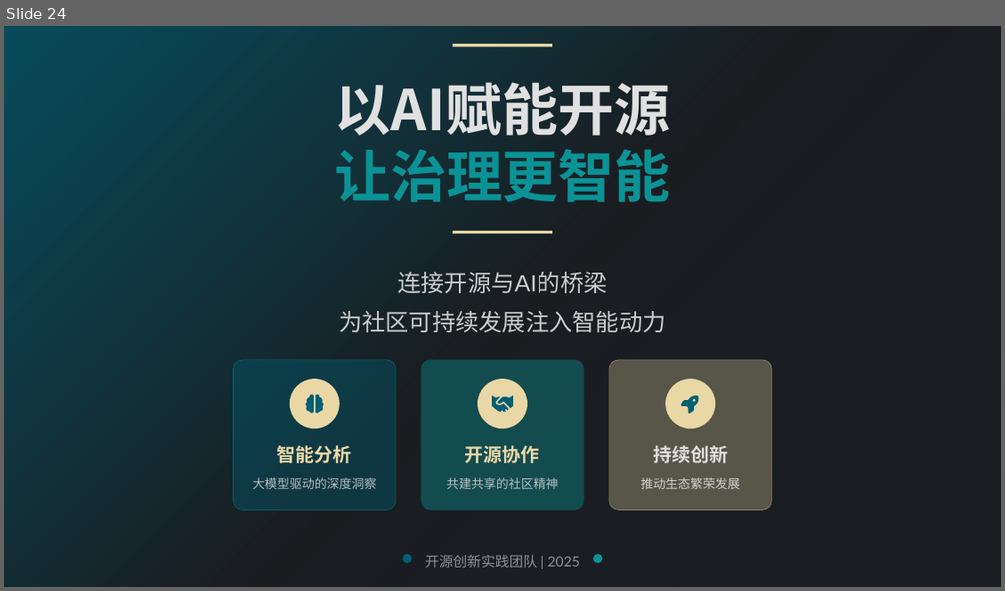
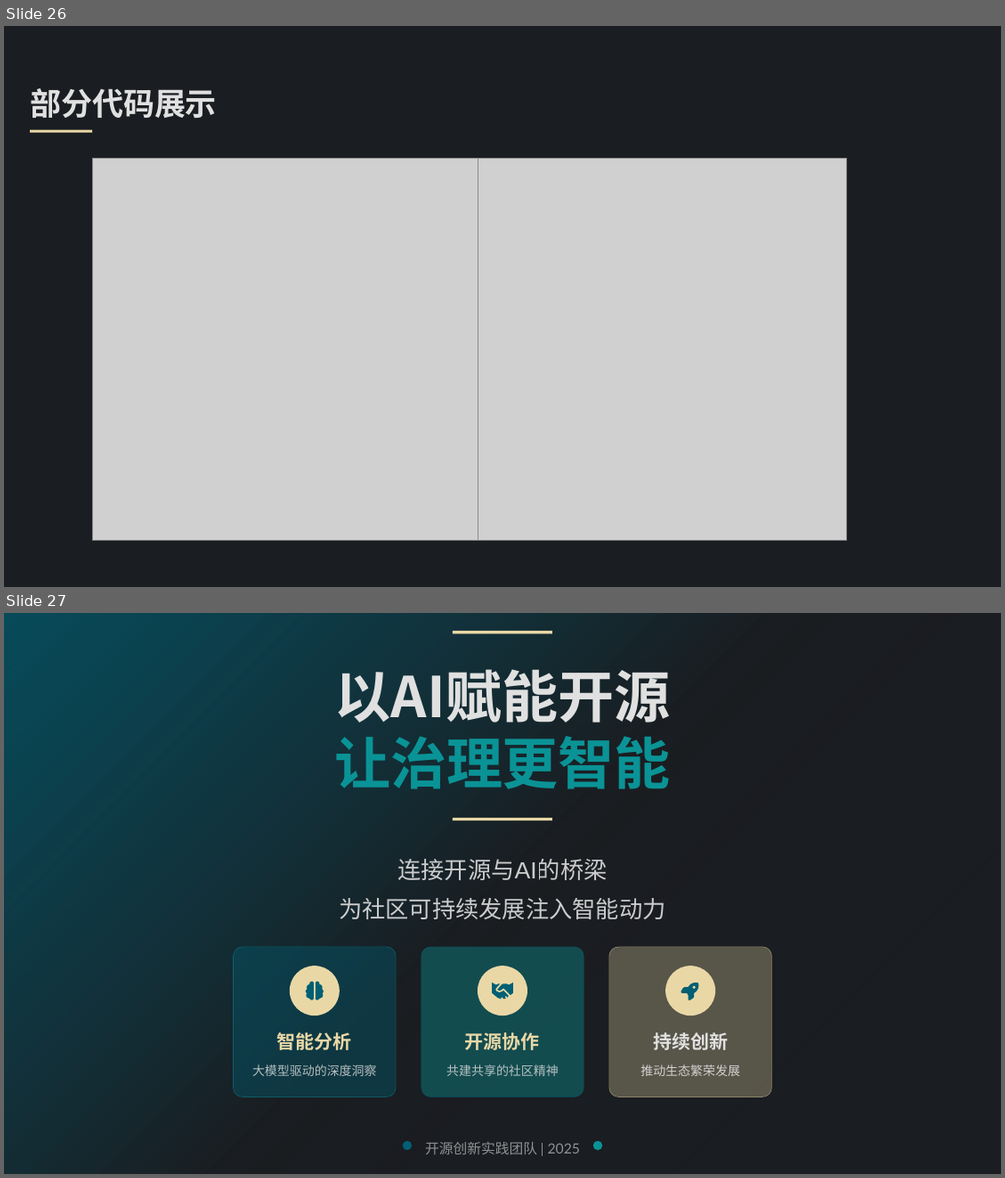
Before and after one commit to lishangye/OpenRank, a slide deck: 演示ppt/开源治理AI助手 - 项目初赛方案.pptx. Shown one above the other, each under a label of ours: slide 24 before the commit, slides 26 and 27 after it. The pictures are 1005x591 and 1005x1178 pixels, drawn with LibreOffice and Linux fonts; fonts in the diff are those of the drawing; grey boxes stand for pictures; background and template pictures are left out. Boxes give left, top, right and bottom in pixels: in the first picture for what was removed or moved away, otherwise in the second. Text is boxed around its words. In the diff, an @@ line names an element or a change of style, - is before the commit and + after.

```diff
--- a/演示ppt/开源治理AI助手 - 项目初赛方案.pptx
+++ b/演示ppt/开源治理AI助手 - 项目初赛方案.pptx
@@ slide 26 added at [4,26,1001,587], background #1A1D21 @@
@@ text added at [30,88,217,118], 40 pt, text #E0E0E0, bold @@
+部分代码展示
@@ freeform shape added at [30,130,92,133], fill #E9D8A6 @@
@@ picture added at [92,159,477,540] @@
@@ picture added at [477,159,846,540] @@
@@ what was slide 24 is now slide 27 @@
```
Also in this commit, not shown: 2 slides changed, 2 other slides added, 6 other files.
